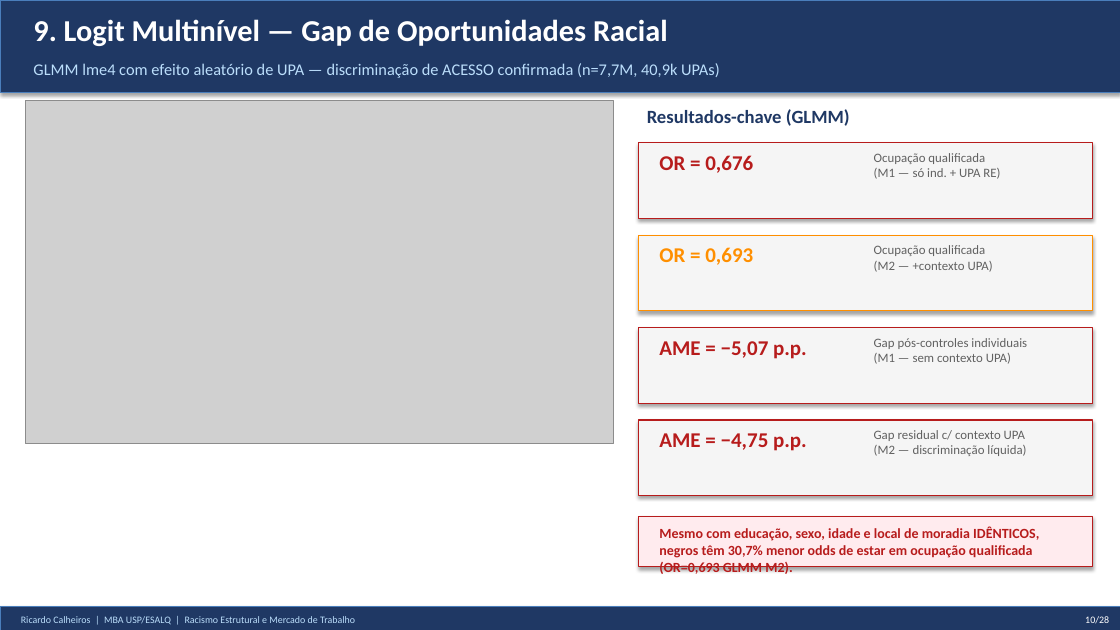
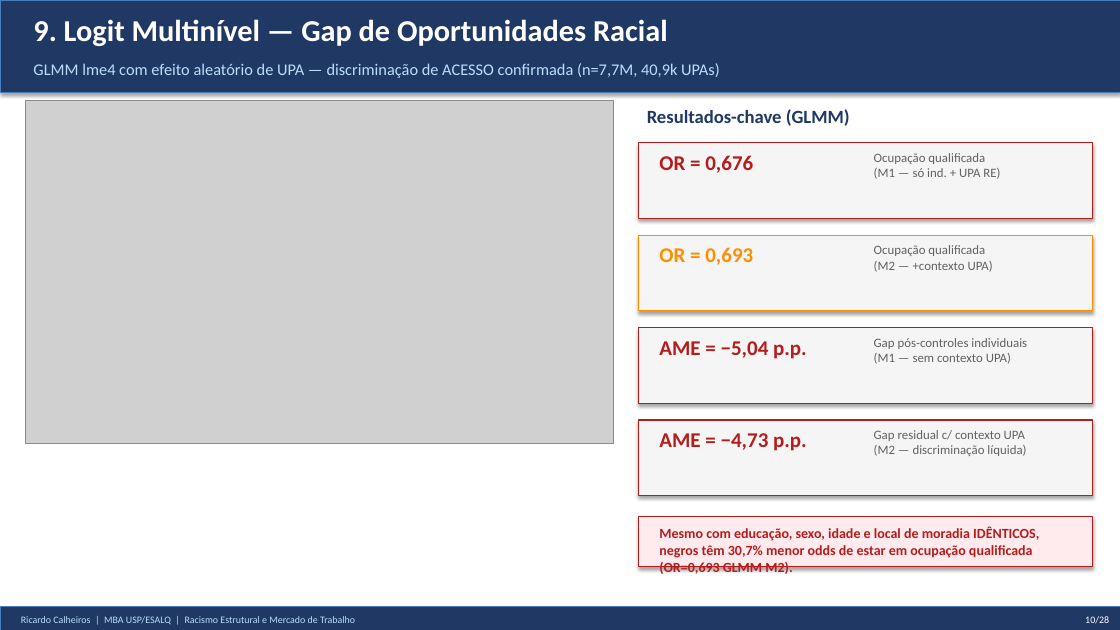
Before and after one commit to rickinrj-ux/ProjetoRacismoPNAD, a slide deck: slide 10 of apresentacao_tcc.pptx. Drawn at 1120x630 pixels with LibreOffice and Linux fonts; fonts in the diff are those of the drawing; grey boxes stand for pictures. Boxes give left, top, right and bottom in pixels: in the first picture for what was removed or moved away, otherwise in the second. Text is boxed around its words. In the diff, an @@ line names an element or a change of style, - is before the commit and + after.

```diff
--- a/apresentacao_tcc.pptx
+++ b/apresentacao_tcc.pptx
@@ text at (659, 341, 807, 359): text changed @@
-AME = −5,07 p.p.
+AME = −5,04 p.p.
@@ text at (659, 433, 807, 451): text changed @@
-AME = −4,75 p.p.
+AME = −4,73 p.p.
```
Also in this commit, not shown: 2 other slides changed, 5 other files.
